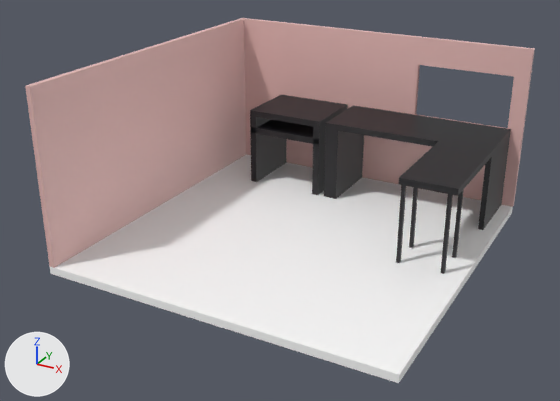
A saved change to the glTF model public/models/HorribleRoom.glb.
One viewpoint serves both versions: a 50 mm lens placed at (3.75, -7.29, 4.11), pointed at (-0.12, -0.26, 0.59). Every picture has the same lights, and +X, +Y and +Z are marked at lower left. The first picture is the older version. Where no turn or scale is listed for an object, it has been applied to the vertices.

Before the edit, the objects in view are built like this:
```python
me_cube_003 = bpy.data.meshes.new('Cube.003')
me_cube_003.from_pydata(...)  # a box spanning x -1.339..-1.255, y 1.145..2.0, z 0.089..1.017; a box spanning x -0.409..-0.324, y 1.145..2.0, z 0.089..1.017; a box spanning x -1.339..-0.324, y 1.145..2.0, z 1.017..1.094; a box spanning x -1.339..-0.324, y 1.145..2.0, z 0.784..0.861
me_cube_003.materials.append(mat_deskblack)  # black #19191d
me_cube_007 = bpy.data.meshes.new('Cube.007')
me_cube_007.from_pydata(...)  # 64 vertices, 100 faces; spans x -0.24..1.86, y -0.14..2.0, z 0.09..1.09
me_cube_007.materials.append(mat_deskblack)  # black #19191d
me_plane = bpy.data.meshes.new('Plane')
me_plane.from_pydata(...)  # a box spanning x -2.0..2.0, y -2.0..2.0, z 0.0..0.09
me_plane.materials.append(mat_tilefloor)  # white #ffffff
ob_desk = bpy.data.objects.new('Desk', me_cube_007)
ob_desk.location = (0.0, 0.0, 0.0)
ob_floor = bpy.data.objects.new('Floor', me_plane)
ob_floor.location = (0.0, 0.0, 0.0)
ob_sidedesk = bpy.data.objects.new('SideDesk', me_cube_003)
ob_sidedesk.location = (0.0, 0.0, 0.0)
# also in view: 'FrontWall' at (0.0, 2.03, 1.09); 'SideWall' at (-1.97, 0.0, 1.09)
```
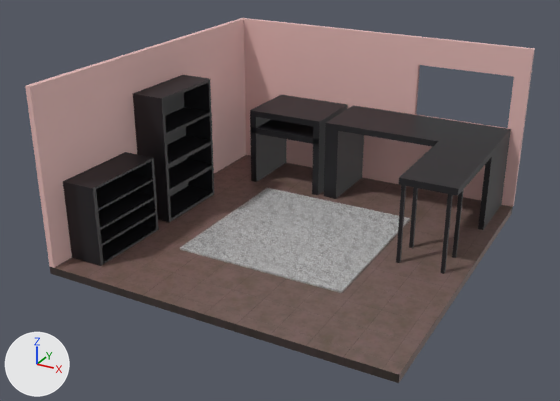
What differs and where, as boxes (x1, y1, x2, y2) in the pictures (560 x 401 px):
```json
{"object": "Floor", "change": "recoloured", "before": [50, 155, 513, 383], "after": [50, 155, 513, 383], "on screen": "white to brown"}
{"object": "Carpet", "change": "added", "after": [180, 188, 410, 293]}
{"object": "BookShelf", "change": "added", "after": [133, 75, 214, 222], "on screen": "black"}
{"object": "Drawers", "change": "added", "after": [63, 152, 159, 266], "on screen": "black"}
```

Scene script edits in JSON lines:
```json
{"op": "add", "block": "img_tiletexture", "code": ["img_tiletexture = load_image('TileTexture', '_unpacked/TileTexture', 1024, 1024, 'sRGB')"]}
{"op": "add", "block": "img_gray_textile_texture", "code": ["img_gray_textile_texture = load_image('gray-textile-texture', '_unpacked/gray-textile-texture', 2000, 2000, 'sRGB')"]}
{"op": "add", "block": "mat_horribletiletexture", "code": ["mat_horribletiletexture = principled_material('HorribleTileTexture')", "mat_horribletiletexture.texture = img_tiletexture  # with its transparency"]}
{"op": "add", "block": "mat_tilematerial", "code": ["mat_tilematerial = principled_material('TileMaterial')", "mat_tilematerial.texture = img_gray_textile_texture  # with its transparency"]}
{"block": "me_plane", "where": "me_plane.from_pydata(...)  # 8 vertices, 12 faces; spans x -2.0..2.0, y -2.0..2.0, z 0.0..0.09"}
{"op": "remove", "block": "me_plane", "code": "me_plane.materials.append(mat_tilefloor)  # white #ffffff"}
{"op": "add", "block": "me_plane", "code": "me_plane.materials.append(mat_horribletiletexture)  # picture img_tiletexture"}
{"op": "add", "block": "me_plane_003", "code": ["me_plane_003 = bpy.data.meshes.new('Plane.003')", "me_plane_003.from_pydata(...)  # a box spanning x -1.0..1.0, y -1.0..1.0, z 0.0..0.02", "me_plane_003.materials.append(mat_tilematerial)  # picture img_gray_textile_texture"]}
{"op": "add", "block": "me_cube_001", "code": ["me_cube_001 = bpy.data.meshes.new('Cube.001')", "me_cube_001.from_pydata(...)  # 80 vertices, 196 faces; spans x -0.205..0.205, y -0.514..0.514, z -0.452..0.452", "me_cube_001.materials.append(mat_deskblack)  # black #19191d"]}
{"op": "add", "block": "me_cube", "code": ["me_cube = bpy.data.meshes.new('Cube')", "me_cube.from_pydata(...)  # 80 vertices, 196 faces; spans x -0.2..0.2, y -0.5..0.5, z -0.77..0.77", "me_cube.materials.append(mat_deskblack)  # black #19191d"]}
{"op": "add", "block": "ob_carpet", "code": ["ob_carpet = bpy.data.objects.new('Carpet', me_plane_003)", "ob_carpet.location = (0.0, 0.0, 0.092)"]}
{"op": "add", "block": "ob_drawers", "code": ["ob_drawers = bpy.data.objects.new('Drawers', me_cube_001)", "ob_drawers.location = (-1.717, -1.223, 0.549)"]}
{"op": "add", "block": "ob_bookshelf", "code": ["ob_bookshelf = bpy.data.objects.new('BookShelf', me_cube)", "ob_bookshelf.location = (-1.717, 0.0, 0.875)"]}
```
